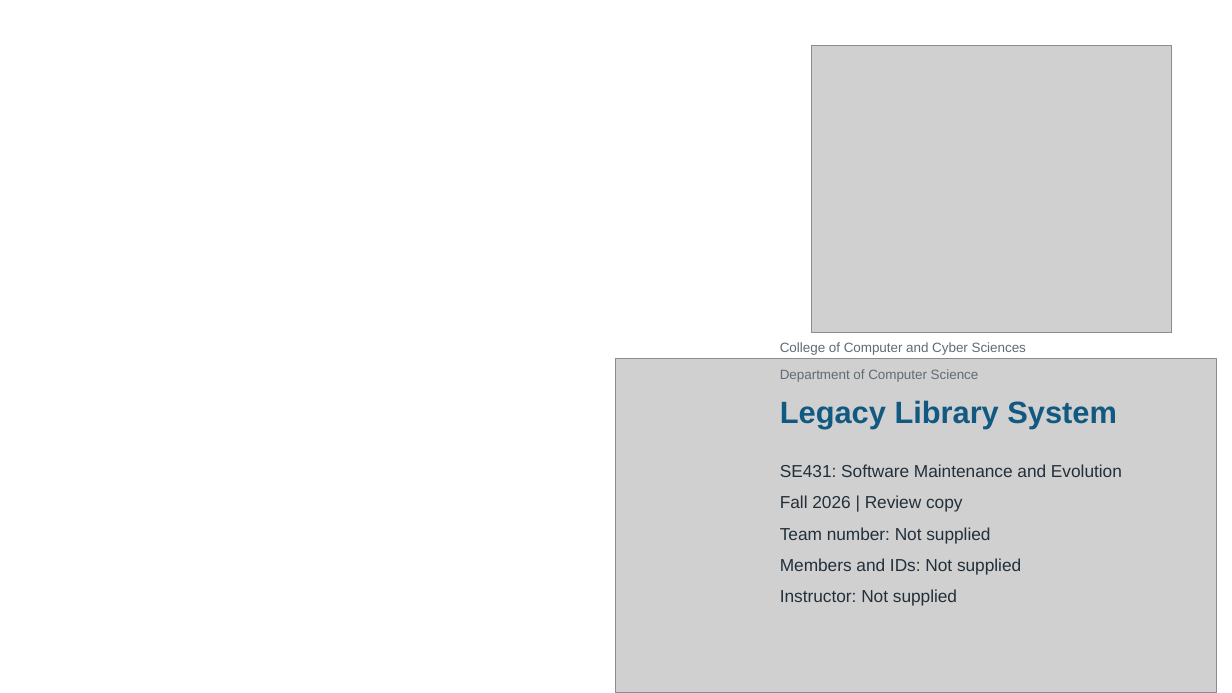
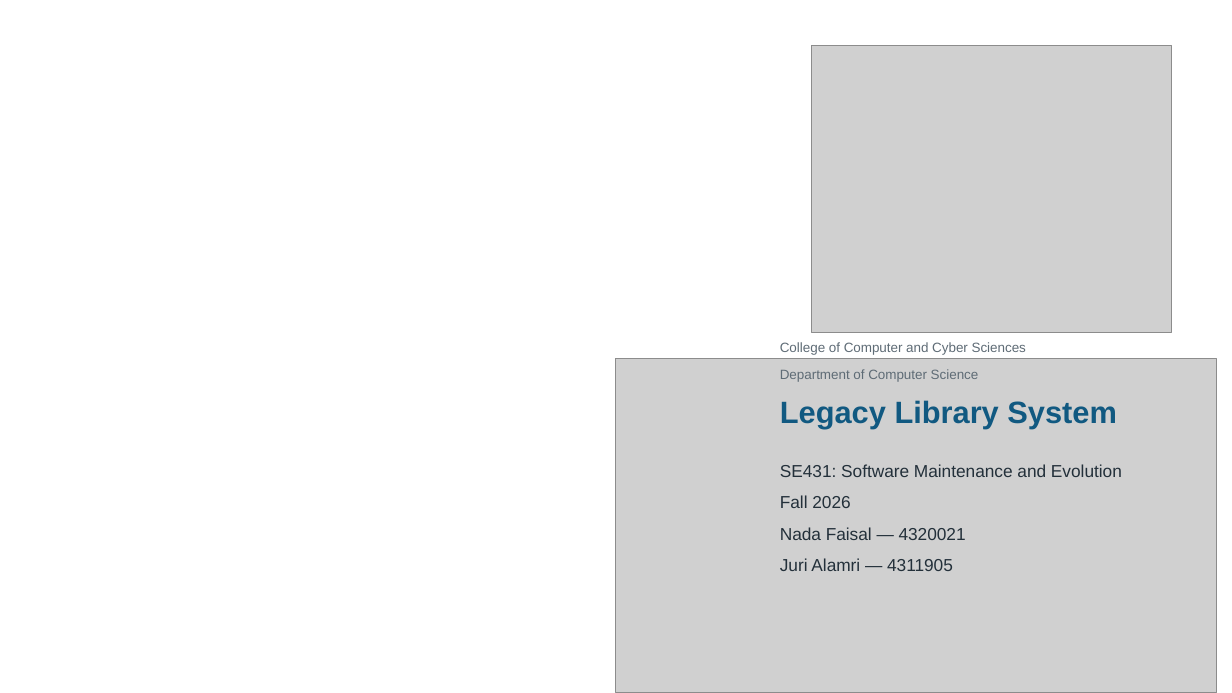
Before and after one commit to jurialamri6-eng/SE431-repository, a slide deck: slide 1 of Presentation/SE431_Presentation.pptx. Drawn at 1232x693 pixels with LibreOffice and Linux fonts; fonts in the diff are those of the drawing; grey boxes stand for pictures; background and template pictures are left out. Boxes give left, top, right and bottom in pixels: in the first picture for what was removed or moved away, otherwise in the second. Text is boxed around its words. In the diff, an @@ line names an element or a change of style, - is before the commit and + after.

```diff
--- a/Presentation/SE431_Presentation.pptx
+++ b/Presentation/SE431_Presentation.pptx
@@ text at [780,495,966,571]: text changed @@
-Fall 2026 | Review copy
-Team number: Not supplied
-Members and IDs: Not supplied
-Instructor: Not supplied
+Fall 2026
+Nada Faisal — 4320021
+Juri Alamri — 4311905
```
Also in this commit, not shown: 11 other slides changed, 1 slide added, 1 slide removed, 55 other files.
